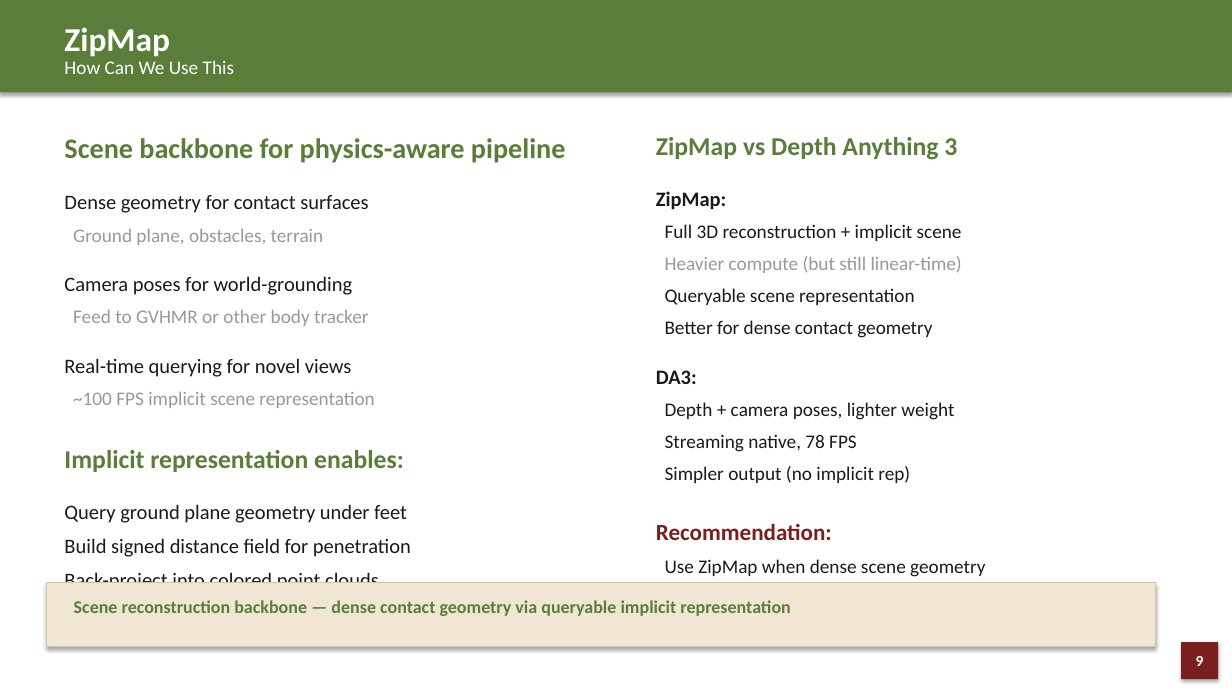
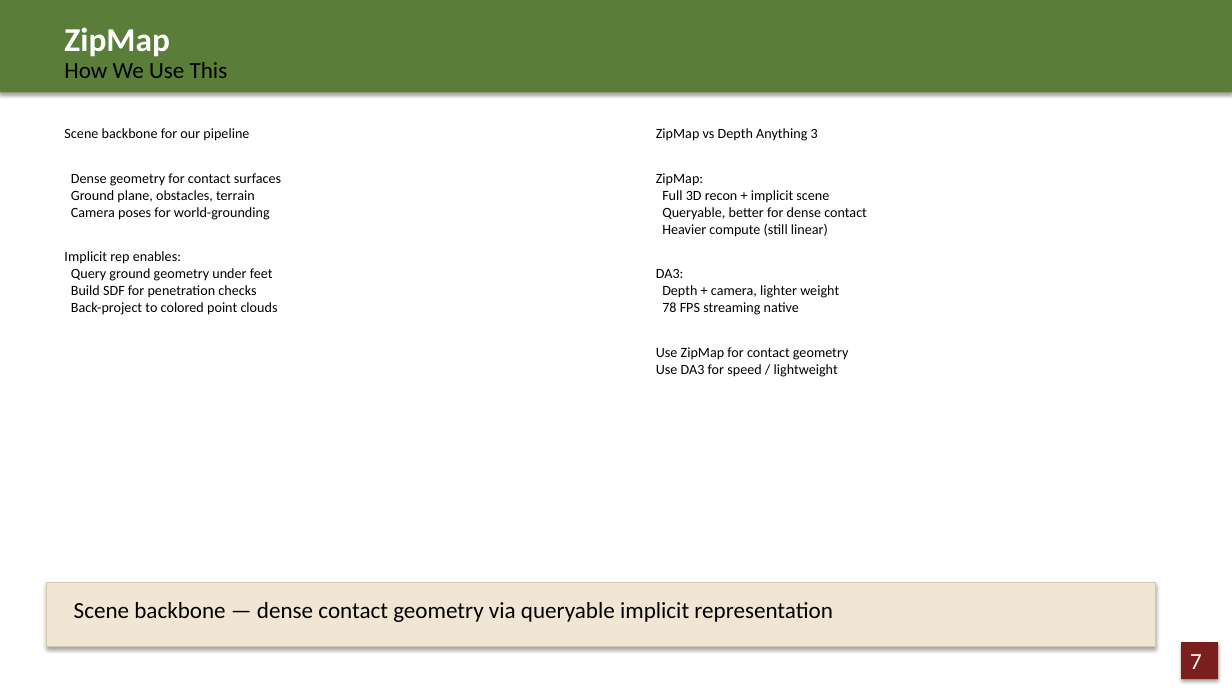
Before and after one commit to JCNTH/Pact3D, a slide deck: slide 7 of Paper_DeepDives.pptx (slide 9 before the commit). Drawn at 1232x693 pixels with LibreOffice and Linux fonts; fonts in the diff are those of the drawing. Boxes give left, top, right and bottom in pixels: in the first picture for what was removed or moved away, otherwise in the second. Text is boxed around its words. In the diff, an @@ line names an element or a change of style, - is before the commit and + after.

```diff
--- a/Paper_DeepDives.pptx
+++ b/Paper_DeepDives.pptx
@@ text at <box>64,62,228,78</box>: text changed; size 15 to 18 pt; text colour #FFFFFF to #000000 @@
-How Can We Use This
+How We Use This
@@ text at <box>64,128,249,141</box>: text changed; size 22 to 11 pt; text colour #5A7D3A to #000000; bold off @@
-Scene backbone for physics-aware pipeline
+Scene backbone for our pipeline
@@ text at <box>656,128,818,278</box>: size 20 to 11 pt, text colour #5A7D3A to #000000 in "ZipMap vs Depth Anything 3"; bold off in "ZipMap vs Depth Anything 3", "ZipMap:", "DA3:"; size 16 to 11 pt, text colour #1A1A1A to #000000 in "ZipMap:", "DA3:"; line spacing 28pt to 1; less space between paragraphs; line spacing 22.4pt to 1 @@
@@ text at <box>71,173,281,220</box>: size 16 to 11 pt, text colour #1A1A1A to #000000 in "Dense geometry for contact surfaces", "Camera poses for world-grounding"; size 15 to 11 pt, text colour #999999 to #000000 in "Ground plane, obstacles, terrain"; line spacing 22.4pt to 1; less space between paragraphs; line spacing 21pt to 1 @@
@@ text at <box>662,190,867,237</box>: text changed; size 15 to 11 pt; text colour #1A1A1A to #000000 @@
-Full 3D reconstruction + implicit scene
-Heavier compute (but still linear-time)
-Queryable scene representation
-Better for dense contact geometry
+Full 3D recon + implicit scene
+Queryable, better for dense contact
+Heavier compute (still linear)
@@ text at <box>64,251,278,315</box>: text changed; size 16 to 11 pt; text colour #1A1A1A to #000000 @@
-Feed to GVHMR or other body tracker
-Real-time querying for novel views
-~100 FPS implicit scene representation
-Implicit representation enables:
-Query ground plane geometry under feet
-Build signed distance field for penetration
-Back-project into colored point clouds
-Extend to streaming reconstruction
+Implicit rep enables:
+Query ground geometry under feet
+Build SDF for penetration checks
+Back-project to colored point clouds
@@ text at <box>656,285,848,377</box>: text changed; size 15 to 11 pt; text colour #1A1A1A to #000000 @@
-Depth + camera poses, lighter weight
-Streaming native, 78 FPS
-Simpler output (no implicit rep)
-Recommendation:
-Use ZipMap when dense scene geometry
-matters (contact, penetration constraints)
-Use DA3 for speed / lightweight deployment
+Depth + camera, lighter weight
+78 FPS streaming native
+Use ZipMap for contact geometry
+Use DA3 for speed / lightweight
@@ text at <box>74,602,832,622</box>: text changed; size 14 to 18 pt; text colour #5A7D3A to #000000; bold off @@
-Scene reconstruction backbone — dense contact geometry via queryable implicit representation
+Scene backbone — dense contact geometry via queryable implicit representation
@@ text in rectangle at <box>1190,654,1202,669</box>: text changed; size 12 to 18 pt; bold off @@
-9
+7
```
Also in this commit, not shown: 16 other slides changed, 5 slides removed.
